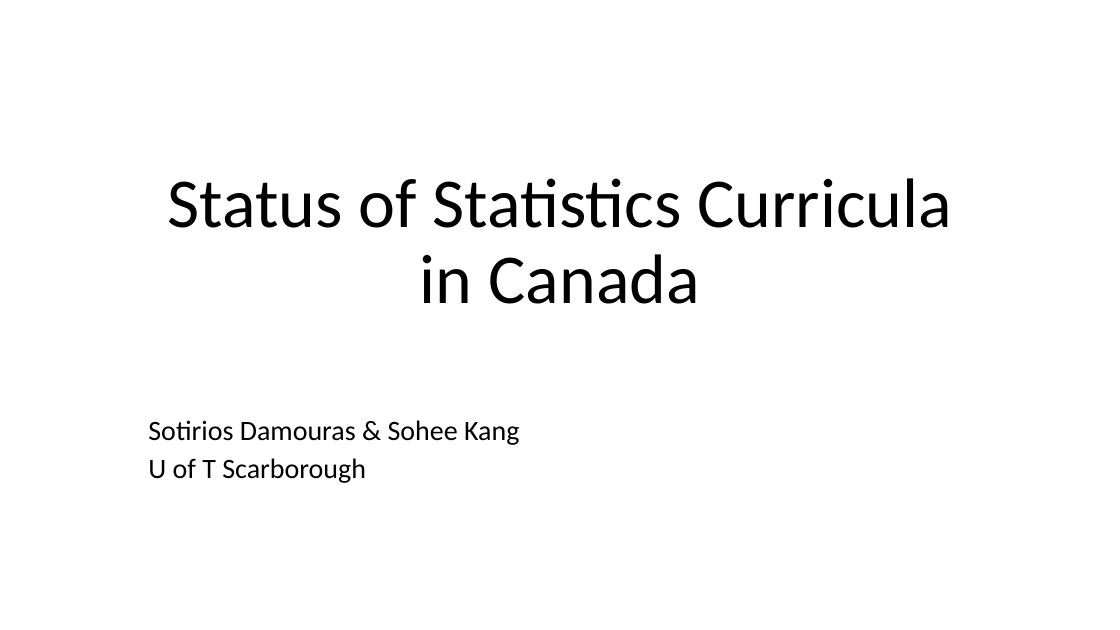
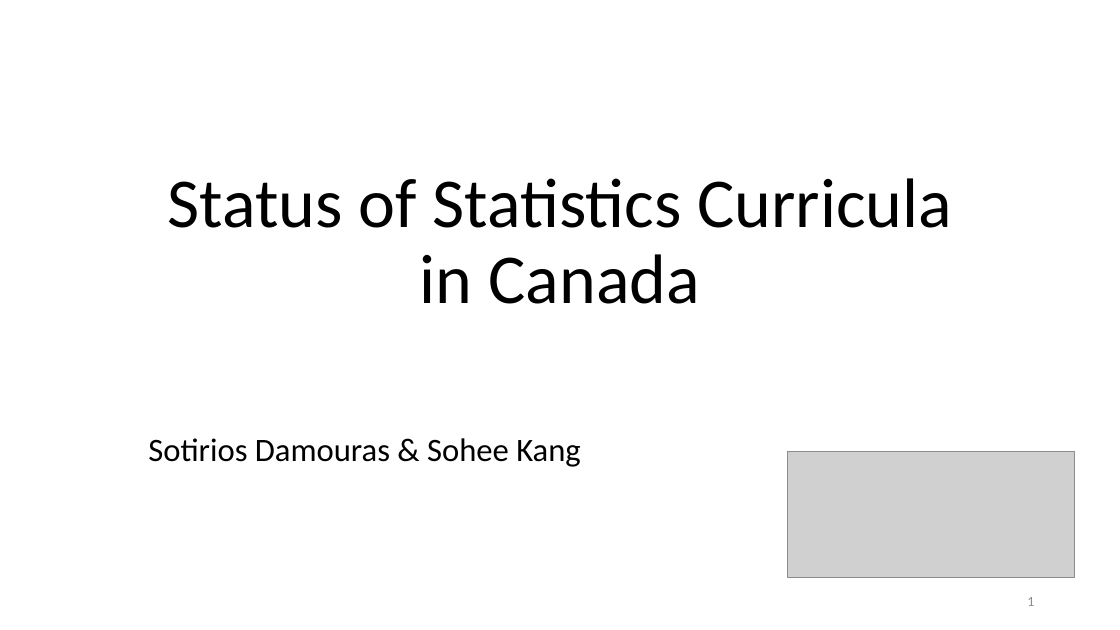
Before and after one commit to damouras/SoSC, a slide deck: slide 1 of Status fo Statistics Curricula.pptx. Drawn at 1120x630 pixels with LibreOffice and Linux fonts; fonts in the diff are those of the drawing; grey boxes stand for pictures. Boxes give left, top, right and bottom in pixels: in the first picture for what was removed or moved away, otherwise in the second. Text is boxed around its words. In the diff, an @@ line names an element or a change of style, - is before the commit and + after.

```diff
--- a/Status fo Statistics Curricula.pptx
+++ b/Status fo Statistics Curricula.pptx
@@ subtitle "Sotirios Damouras & Sohee Kang" at bbox=[148, 438, 581, 467]: size 24 to 28 pt; line spacing 0.8 to 0.9 @@
@@ subtitle at bbox=[148, 458, 366, 483]: paragraph removed @@
-U of T Scarborough
@@ picture added at bbox=[788, 451, 1075, 577] @@
@@ page number added at bbox=[1027, 597, 1034, 606], 12 pt, text #8C8C8C @@
+1
```
Also in this commit, not shown: 11 other slides changed, 5 other files.
